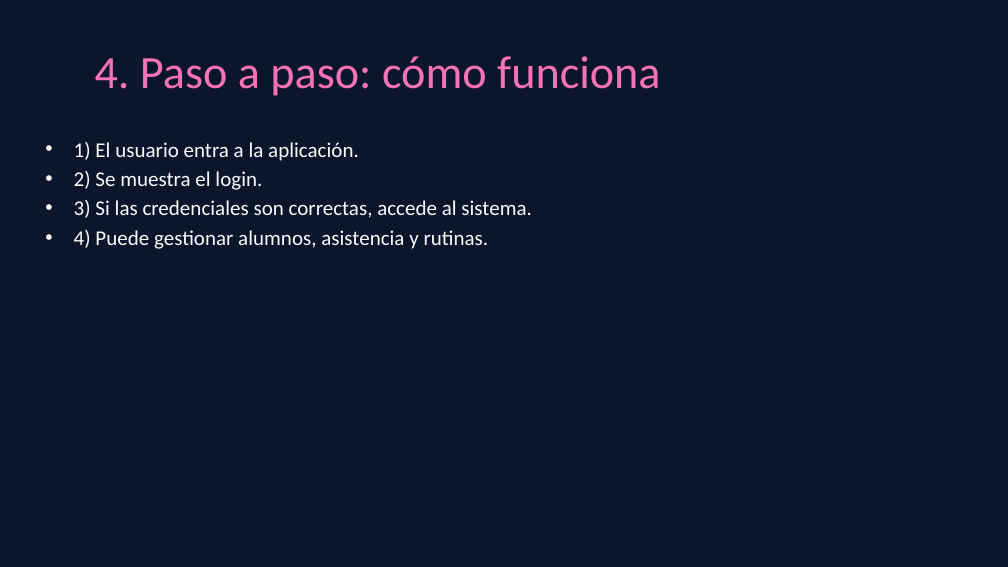
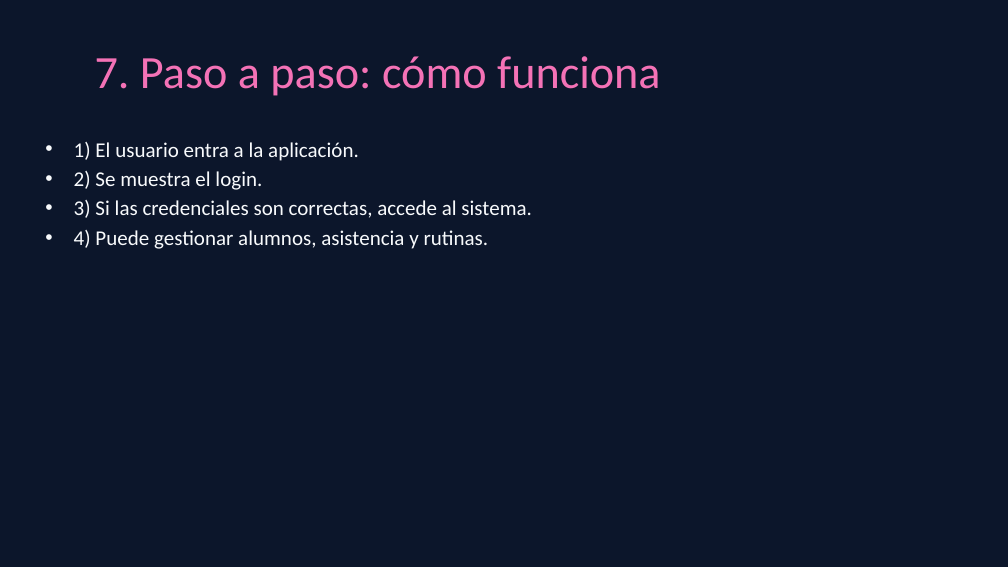
Before and after one commit to annitabromberg/gymmanager, a slide deck: slide 8 of presentacion/gymmanager_presentacion.pptx (slide 5 before the commit). Drawn at 1008x567 pixels with LibreOffice and Linux fonts; fonts in the diff are those of the drawing. Boxes give left, top, right and bottom in pixels: in the first picture for what was removed or moved away, otherwise in the second. Text is boxed around its words. In the diff, an @@ line names an element or a change of style, - is before the commit and + after.

```diff
--- a/presentacion/gymmanager_presentacion.pptx
+++ b/presentacion/gymmanager_presentacion.pptx
@@ title at <box>95,56,660,96</box>: text changed @@
-4. Paso a paso: cómo funciona
+7. Paso a paso: cómo funciona
```
Also in this commit, not shown: 3 slides added, 6 other files.
